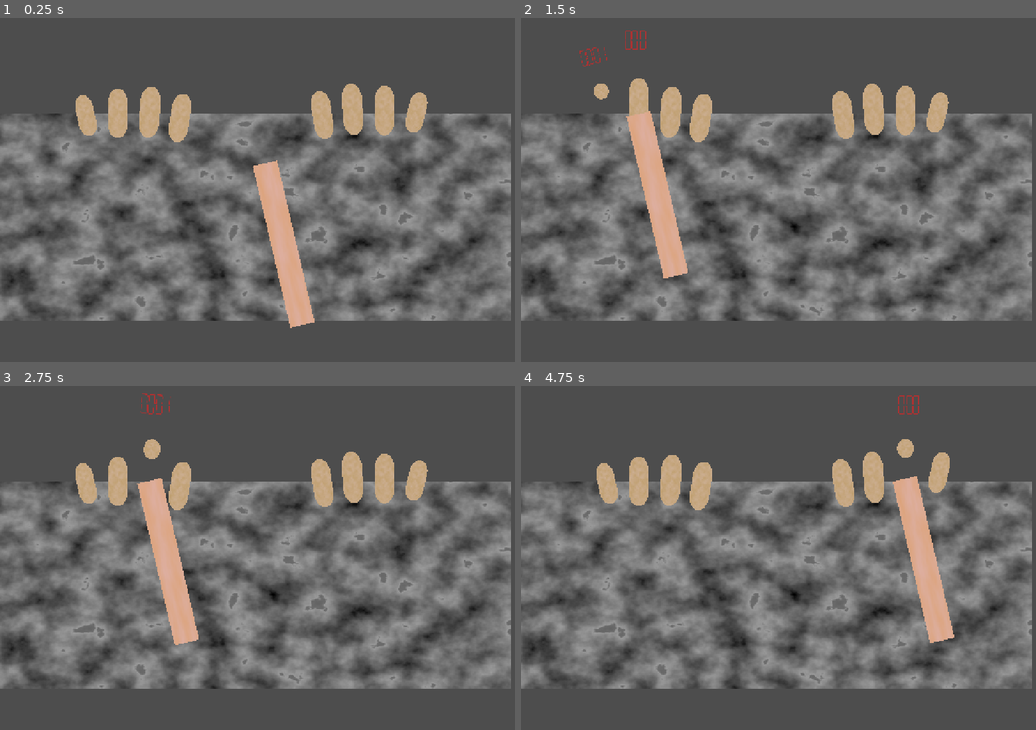
Above: before the commit, frames 1-4 (two rows, left to right).
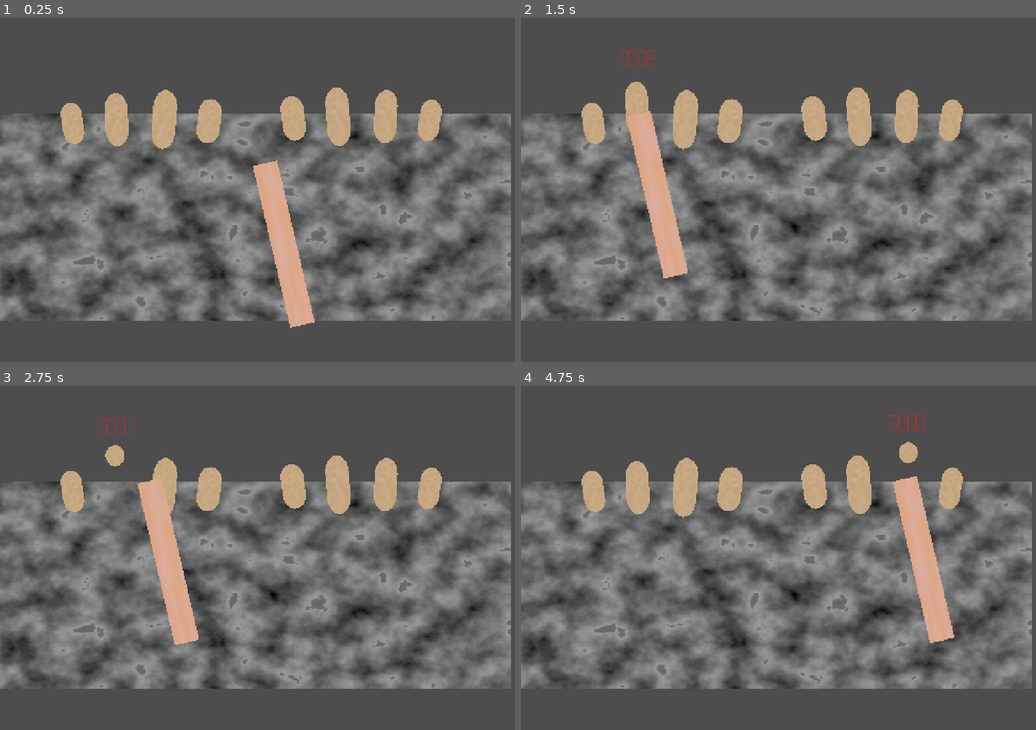
Above: after the commit, the same moments.

Repository: tom-frantz/gmtk-2026
Game: Godot game, scene res://scenes/minigames/finger_hammer/minigame_finger_hammer.tscn
Same seed, same stepped clock (60 frames per second), same inputs: the game is played once before the commit and once after it. This scene is started directly instead of the project's main scene. Sound files missing from this copy of the repository are replaced by a short silence.
Inputs (mouse positions are in pixels of both pictures, inside the frame that each line leads up to):
- Up to frame 1 (0.25 s): no input
- Up to frame 2 (1.5 s): tap Enter at 0.5 s; move the mouse to (608, 114) at 0.52 s; click (608, 114) at 0.6 s; tap Space at 1.25 s; move the mouse to (639, 114) at 1.27 s; click (639, 114) at 1.35 s
- Up to frame 3 (2.75 s): move the mouse to (149, 478) at 2.02 s; click (149, 478) at 2.1 s
- Up to frame 4 (4.75 s): move the mouse to (701, 485) at 2.77 s; click (701, 485) at 2.85 s; move the mouse to (938, 478) at 3.52 s; click (938, 478) at 3.6 s; move the mouse to (907, 478) at 4.27 s; click (907, 478) at 4.35 s

The runs differ from the first frame. In frame 1, 5.0% of the frame differs, in the area x 11-86%, y 19-39%; in frame 2, 5.0%; in frame 3, 5.1%, in the area x 11-86%, y 2-38%; in frame 4, 5.1%.

Commit message:
feet: Hanging Hand SFX

Diff:
--- a/scenes/minigames/finger_hammer/hanging_hand.gd
+++ b/scenes/minigames/finger_hammer/hanging_hand.gd
@@ -1,16 +1,39 @@
 extends Node2D
+
+@export var is_right: bool = false
+@export var finger_timeouts: Array[float] = [2,2,2, 2]
 
 var fingers: Array[HangingFinger2D]
 
 func _ready() -> void:
     fingers = [%Index, %Middle, %Ring, %Pinky]
+    finger_timeouts.shuffle()
+    var f_x: Array[float]
     for f in fingers:
         f.connect("smashed", finger_smashed)
+        f.smash_timeout = finger_timeouts.pop_front()
+        f_x.append(f.position.x)
+
+    if is_right:
+        var num_f: float = fingers.size()
+        for idx in range(num_f):
+            fingers[idx].position.x = f_x[num_f - idx - 1]
+            var fa: Area2D = fingers[idx].get_node("FingerArea")
+            fa.rotation = -fa.rotation
 
 
-func finger_smashed(_finger: HangingFinger2D):
+
+
+func finger_smashed(_finger: HangingFinger2D) -> void:
     for f in fingers:
         if not f.is_smashed:
             return
 
+    # hand smashed
+    for f in fingers:
+        f.hand_smashed()
+    (%HandSmashSFX as AudioStreamPlayer).play()
+
+func hand_smashed() -> void:
     print("Hand Smashed")
+    self.queue_free()
--- a/scenes/minigames/finger_hammer/hanging_hand.tscn
+++ b/scenes/minigames/finger_hammer/hanging_hand.tscn
@@ -2,29 +2,57 @@
 
 [ext_resource type="Script" uid="uid://78anoryubi7u" path="res://scenes/minigames/finger_hammer/hanging_hand.gd" id="1_dstoi"]
 [ext_resource type="PackedScene" uid="uid://f1fkqbxrtxi2" path="res://scenes/minigames/finger_hammer/hanging_finger.tscn" id="1_xjuyq"]
+[ext_resource type="AudioStream" uid="uid://jarkyjt43sod" path="res://assets/sound/fx/yelpsexual.wav" id="3_ftd6l"]
 
 [node name="HangingHand" type="Node2D" unique_id=1067559394]
 script = ExtResource("1_dstoi")
 
 [node name="Pinky" parent="." unique_id=1510985001 instance=ExtResource("1_xjuyq")]
 unique_name_in_owner = true
-position = Vector2(-131, -10)
-rotation = -0.22784784
-scale = Vector2(0.7182019, 1)
+position = Vector2(-164, 0)
+
+[node name="FingerArea" parent="Pinky" index="2" unique_id=1510985001]
+position = Vector2(1, 9)
+rotation = -0.15734325
+scale = Vector2(0.84824216, 1.0062654)
 
 [node name="Ring" parent="." unique_id=1254633140 instance=ExtResource("1_xjuyq")]
 unique_name_in_owner = true
-position = Vector2(-54, -15)
-scale = Vector2(0.7963391, 1.2028621)
+position = Vector2(-57, 0)
+
+[node name="FingerArea" parent="Ring" index="2" unique_id=1510985001]
+rotation = -0.046337496
+scale = Vector2(0.91991454, 1.2819799)
 
 [node name="Middle" parent="." unique_id=1691560825 instance=ExtResource("1_xjuyq")]
 unique_name_in_owner = true
-position = Vector2(23.000002, -18.000002)
-rotation = 0.07344303
-scale = Vector2(0.8126276, 1.2440193)
+position = Vector2(58, 0)
+
+[node name="FingerArea" parent="Middle" index="2" unique_id=1510985001]
+rotation = 0.07560554
+scale = Vector2(0.9515851, 1.4212255)
 
 [node name="Index" parent="." unique_id=744114001 instance=ExtResource("1_xjuyq")]
 unique_name_in_owner = true
-position = Vector2(96.00001, -4.000002)
-rotation = 0.15713122
-scale = Vector2(0.78368896, 1.1787598)
+position = Vector2(167, 0)
+
+[node name="FingerArea" parent="Index" index="2" unique_id=1510985001]
+position = Vector2(-0.99999994, 3.9999998)
+rotation = 0.13106616
+scale = Vector2(0.92591065, 1.079313)
+
+[node name="HandSmashSFX" type="AudioStreamPlayer" parent="." unique_id=522189053]
+unique_name_in_owner = true
+stream = ExtResource("3_ftd6l")
+pitch_scale = 0.75
+
+[connection signal="finished" from="HandSmashSFX" to="." method="hand_smashed"]
+
+[editable path="Pinky"]
+[editable path="Pinky/SmashedTimer"]
+[editable path="Ring"]
+[editable path="Ring/SmashedTimer"]
+[editable path="Middle"]
+[editable path="Middle/SmashedTimer"]
+[editable path="Index"]
+[editable path="Index/SmashedTimer"]
